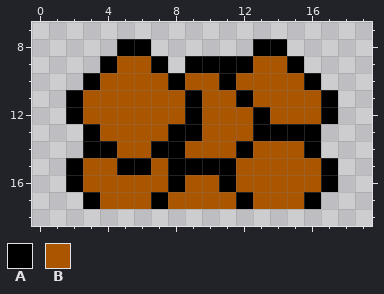
File history of a pixel-art sprite, src/res/media/cgold3.png. Above is the file before it was changed.
The file is 20x20 pixels. Shown: x 0..19, y 7..18.
Palette (. is transparent): A #000000  B #aa5500
Pixels before, first column x 2:
 8 ...AA......AA...
 9 ..ABBA.AAAABBA..
10 .ABBBBABBABBBBA.
11 ABBBBBBABBABBBBA
12 ABBBBBBABBBABBBA
13 .ABBBBAABBBAAAA.
14 .AABBAABBBABBBA.
15 ABBAABAAAABBBBBA
16 ABBBBBABBABBBBBA
17 .ABBBABBBBABBBA.
And afterwards:
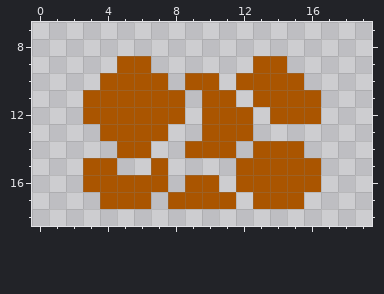
From old to new:
Changed rows in their new state; - is an unchanged pixel.
first column x 2:
 8 ---..------..---
 9 --.--.-....--.--
10 -.----.--.----.-
11 .------.--.----.
12 .------.---.---.
13 -.----..---....-
14 -..--..---.---.-
15 .--..-....-----.
16 .-----.--.-----.
17 -.---.----.---.-
Changed places in both pictures, as pixel boxes (x1, y1, x2, y2):
erased: (66, 39, 338, 209)
